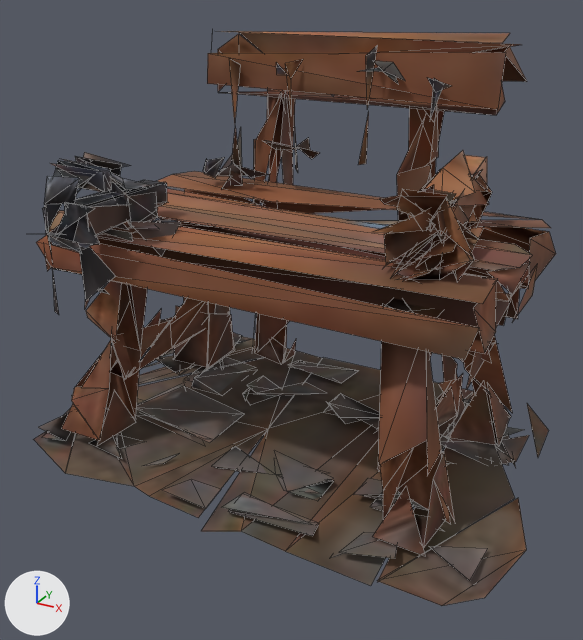
A saved change to the glTF model veylan/assets/decor/at-etabli-semis.glb.
One viewpoint serves both versions: a 50 mm camera at (0.654, -1.232, 0.903) aimed at (0.0, -0.044, 0.309). The lights are fixed; the arrows at lower left show +X, +Y and +Z. The older version comes first. Mesh edges are drawn as thin lines. Vertices at exactly the same position are counted once.

The older version as bpy lines, for what is in view:
```python
me_at_etabli_semis = bpy.data.meshes.new('at-etabli-semis')
me_at_etabli_semis.from_pydata(...)  # 941 vertices, 500 faces; spans x -0.482..0.482, y -0.376..0.376, z 0.0..0.792
me_at_etabli_semis.materials.append(mat_at_etabli_semis)  # picture img_image_0
ob_at_etabli_semis = bpy.data.objects.new('at-etabli-semis', me_at_etabli_semis)
ob_at_etabli_semis.location = (0.0, 0.0, 0.0)
```
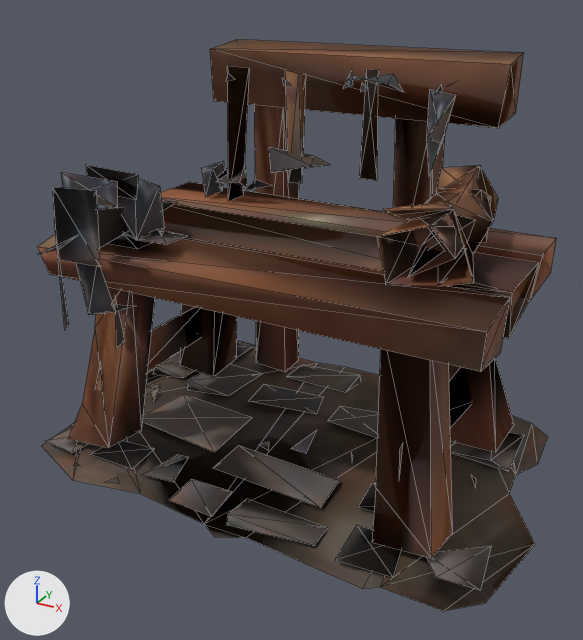
Pixel boxes (x1, y1, x2, y2) of what changed, in the pictures (583 x 640 px):
'at-etabli-semis', reshaped
    before: (34, 31, 556, 606)
    after: (37, 39, 557, 611)
part 1 of me_at_etabli_semis, rebuilt (6% taller)
    before: (34, 337, 516, 586)
    after: (42, 346, 548, 611)
part 2 of me_at_etabli_semis, rebuilt
    before: (372, 199, 475, 267)
    after: (377, 165, 498, 286)
part 3 of me_at_etabli_semis, rebuilt (mostly hidden before)
    before: (176, 221, 230, 314)
    after: (180, 304, 237, 376)
part 4 of me_at_etabli_semis, rebuilt
    before: (64, 180, 168, 236)
    after: (97, 201, 177, 248)
part 5 of me_at_etabli_semis, rebuilt
    before: (85, 248, 147, 418)
    after: (68, 287, 155, 448)
part 6 of me_at_etabli_semis, rebuilt (15% taller)
    before: (44, 211, 510, 331)
    after: (37, 234, 510, 372)
part 7 of me_at_etabli_semis, rebuilt
    before: (155, 189, 556, 289)
    after: (161, 182, 557, 301)
part 8 of me_at_etabli_semis, rebuilt
    before: (408, 108, 444, 183)
    after: (393, 119, 445, 208)
part 9 of me_at_etabli_semis, rebuilt
    before: (460, 335, 512, 412)
    after: (449, 358, 514, 451)
part 10 of me_at_etabli_semis, rebuilt (50% taller)
    before: (218, 32, 527, 91)
    after: (210, 39, 524, 128)
part 11 of me_at_etabli_semis, rebuilt
    before: (109, 172, 158, 228)
    after: (107, 178, 164, 240)
part 12 of me_at_etabli_semis, rebuilt (21% wider)
    before: (258, 89, 295, 352)
    after: (254, 105, 299, 372)
part 13 of me_at_etabli_semis, rebuilt
    before: (129, 298, 208, 377)
    after: (147, 307, 201, 373)
part 14 of me_at_etabli_semis, rebuilt (71% taller)
    before: (157, 193, 532, 271)
    after: (161, 204, 538, 338)
part 15 of me_at_etabli_semis, deleted
    before: (36, 31, 548, 606)
part 16 of me_at_etabli_semis, cut back
    before: (61, 150, 551, 476)
    after: (39, 66, 524, 591)

Diff of the bpy script that builds the scene:
```diff
--- a/veylan/assets/decor/at-etabli-semis.glb.py
+++ b/veylan/assets/decor/at-etabli-semis.glb.py
@@ me_at_etabli_semis @@
-me_at_etabli_semis.from_pydata(...)  # 941 vertices, 500 faces; spans x -0.482..0.482, y -0.376..0.376, z 0.0..0.792
+me_at_etabli_semis.from_pydata(...)  # 421 vertices, 473 faces; spans x -0.484..0.484, y -0.357..0.357, z 0.0..0.759
+# me_at_etabli_semis part 1: the loose piece of 31 vertices spanning x -0.482..0.43, y -0.34..0.337, z 0.017..0.045 is rebuilt with 29 vertices and now spans x -0.484..0.484, y -0.325..0.357, z 0.0..0.023
+# me_at_etabli_semis part 2: the loose piece of 22 vertices spanning x 0.206..0.331, y -0.218..0.171, z 0.502..0.59 is rebuilt with 38 vertices and now spans x 0.185..0.36, y -0.165..0.196, z 0.453..0.588
+# me_at_etabli_semis part 3: the loose piece of 17 vertices spanning x -0.402..-0.259, y 0.086..0.206, z 0.166..0.42 is rebuilt with 8 vertices and now spans x -0.408..-0.264, y 0.108..0.246, z 0.026..0.388
+# me_at_etabli_semis part 4: the loose piece of 16 vertices spanning x -0.293..-0.238, y -0.286..-0.073, z 0.493..0.551 is rebuilt with 4 vertices and now spans x -0.302..-0.236, y -0.267..-0.048, z 0.457..0.533
+# me_at_etabli_semis part 5: the loose piece of 15 vertices spanning x -0.396..-0.263, y -0.19..-0.094, z 0.064..0.419 is rebuilt with 9 vertices and now spans x -0.403..-0.267, y -0.234..-0.078, z 0.028..0.389
+# me_at_etabli_semis part 6: the loose piece of 14 vertices spanning x -0.435..0.404, y -0.244..-0.107, z 0.396..0.486 is rebuilt with 8 vertices and now spans x -0.439..0.402, y -0.227..-0.091, z 0.365..0.453
+# me_at_etabli_semis part 7: the loose piece of 14 vertices spanning x -0.426..0.402, y 0.078..0.23, z 0.391..0.489 is rebuilt with 10 vertices and now spans x -0.432..0.401, y 0.101..0.245, z 0.368..0.455
+# me_at_etabli_semis part 8: the loose piece of 13 vertices spanning x 0.076..0.179, y 0.199..0.292, z 0.057..0.685 is rebuilt with 10 vertices and now spans x 0.071..0.162, y 0.238..0.321, z 0.024..0.65
+# me_at_etabli_semis part 9: the loose piece of 13 vertices spanning x 0.222..0.359, y 0.093..0.23, z 0.075..0.413 is rebuilt with 11 vertices and now spans x 0.221..0.363, y 0.107..0.246, z 0.03..0.387
+# me_at_etabli_semis part 10: the loose piece of 13 vertices spanning x -0.322..0.281, y 0.187..0.376, z 0.663..0.774 is rebuilt with 9 vertices and now spans x -0.331..0.289, y 0.207..0.326, z 0.64..0.759
+# me_at_etabli_semis part 11: the loose piece of 11 vertices spanning x -0.303..-0.223, y -0.205..-0.125, z 0.493..0.604 is rebuilt with 7 vertices and now spans x -0.321..-0.226, y -0.189..-0.108, z 0.467..0.577
+# me_at_etabli_semis part 12: the loose piece of 11 vertices spanning x -0.246..-0.163, y 0.226..0.292, z 0.065..0.685 is rebuilt with 8 vertices and now spans x -0.259..-0.17, y 0.237..0.322, z 0.023..0.657
+# me_at_etabli_semis part 13: the loose piece of 9 vertices spanning x -0.351..-0.306, y -0.148..0.133, z 0.158..0.237 is rebuilt with 5 vertices and now spans x -0.348..-0.321, y -0.129..0.15, z 0.122..0.219
+# me_at_etabli_semis part 14: the loose piece of 8 vertices spanning x -0.429..0.403, y -0.095..0.083, z 0.456..0.487 is rebuilt with 8 vertices and now spans x -0.433..0.401, y -0.09..0.092, z 0.374..0.452
+# me_at_etabli_semis part 15: 161 loose pieces with 669 vertices, spanning x -0.454..0.482, y -0.376..0.323, z 0.0..0.792, are deleted
+# me_at_etabli_semis part 16: 65 vertices removed from x -0.424..0.404, y -0.255..0.23, z 0.05..0.608; 257 vertices added at x -0.459..0.441, y -0.357..0.341, z 0.014..0.73
 me_at_etabli_semis.materials.append(mat_at_etabli_semis)
```
